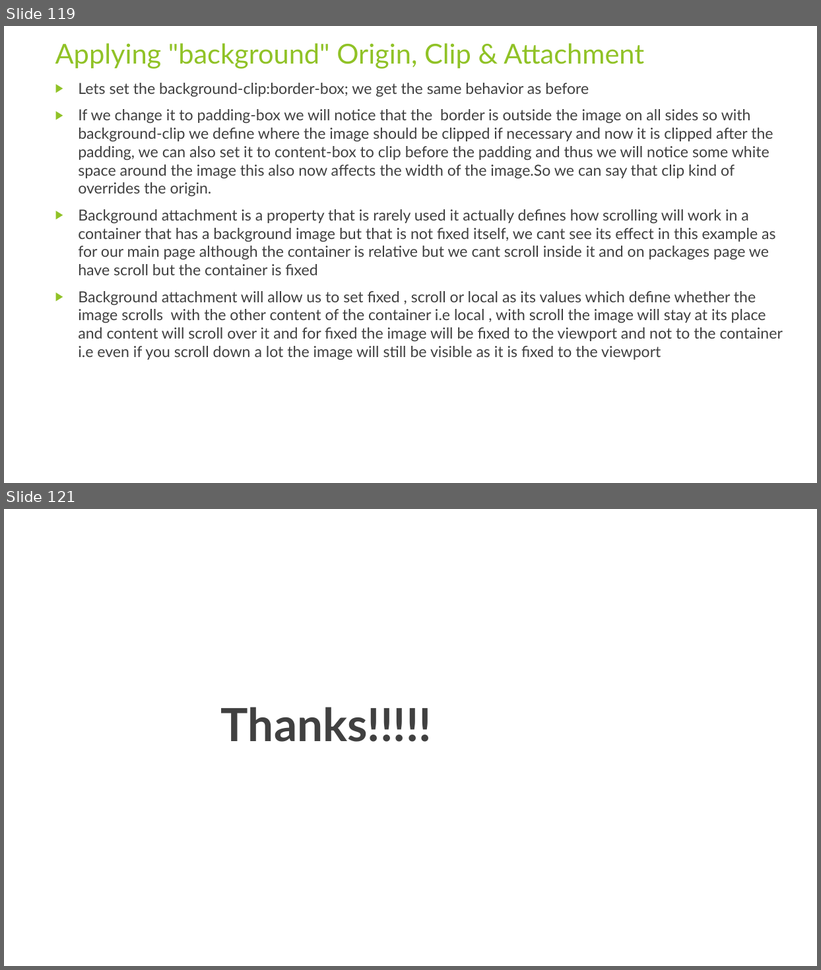
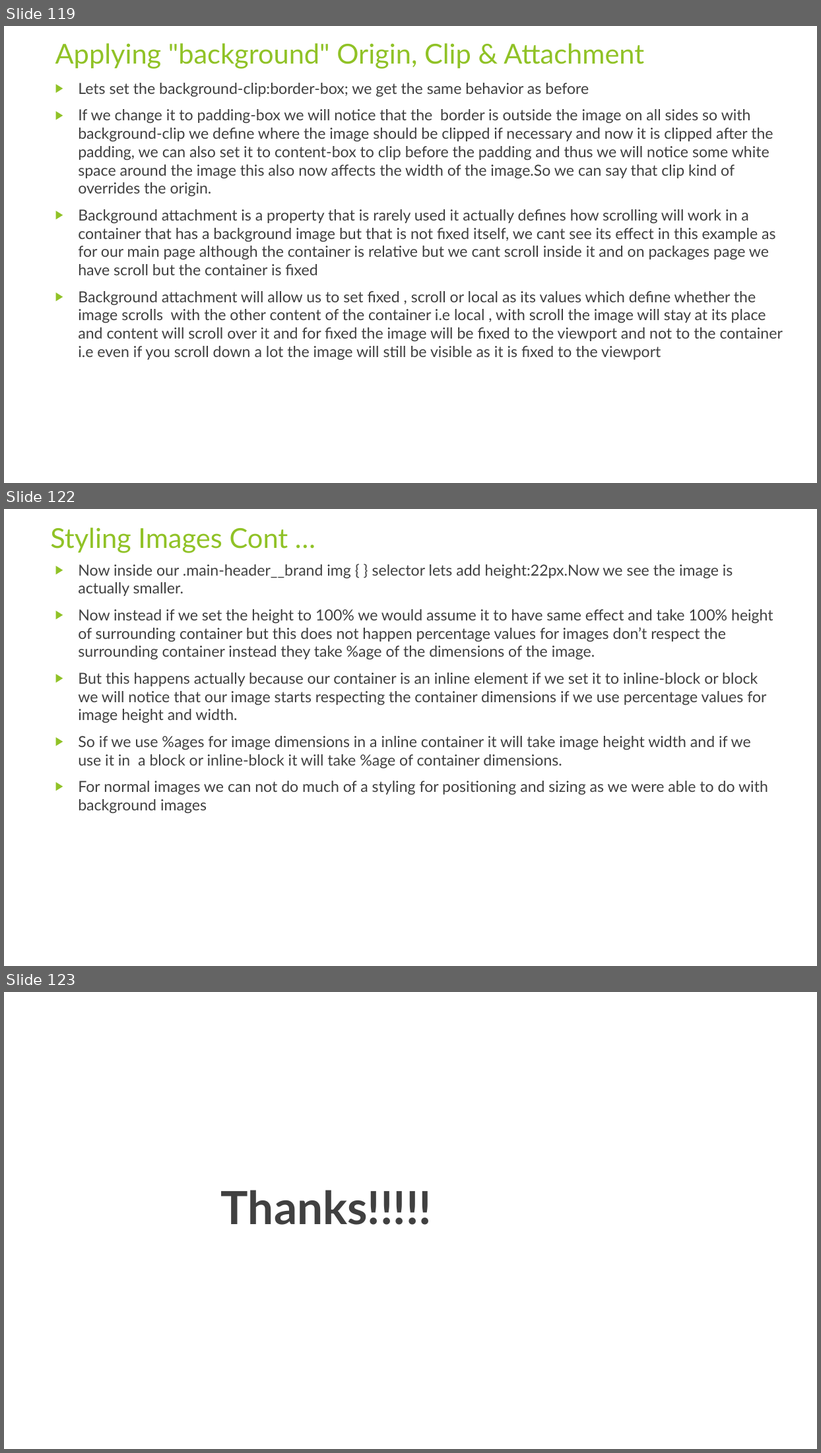
Before and after one commit to rudhrainfogain/CSS, a slide deck: PPT/Css-v7.pptx. Shown one above the other, each under a label of ours: slides 119 and 121 before the commit, slides 119, 122 and 123 after it; the slides between them are not shown. The pictures are 821x970 and 821x1453 pixels, drawn with LibreOffice and Linux fonts; fonts in the diff are those of the drawing. Boxes give left, top, right and bottom in pixels: in the first picture for what was removed or moved away, otherwise in the second. Text is boxed around its words. In the diff, an @@ line names an element or a change of style, - is before the commit and + after.

Commit message:
StylingImages

```diff
--- a/PPT/Css-v7.pptx
+++ b/PPT/Css-v7.pptx
@@ slide 122 added at [4,509,817,966], background #FFFFFF @@
@@ title added at [50,527,288,553], 32.4 pt, text #90C226 @@
+Styling Images Cont …
@@ text added at [78,564,774,813], 18 pt, text #404040 @@
+▶ Now inside our .main-header__brand img { } selector lets add height:22px.Now we see the image is actually smaller.
+▶ Now instead if we set the height to 100% we would assume it to have same effect and take 100% height of surrounding container but this does not happen percentage values for images don’t respect the surrounding container instead they take %age of the dimensions of the image.
+▶ But this happens actually because our container is an inline element if we set it to inline-block or block we will notice that our image starts respecting the container dimensions if we use percentage values for image height and width.
+▶ So if we use %ages for image dimensions in a inline container it will take image height width and if we use it in a block or inline-block it will take %age of container dimensions.
+▶ For normal images we can not do much of a styling for positioning and sizing as we were able to do with background images
@@ what was slide 121 is now slide 123 @@
```
Also in this commit, not shown: 1 slide changed, 1 other slide added, 5 other files.
